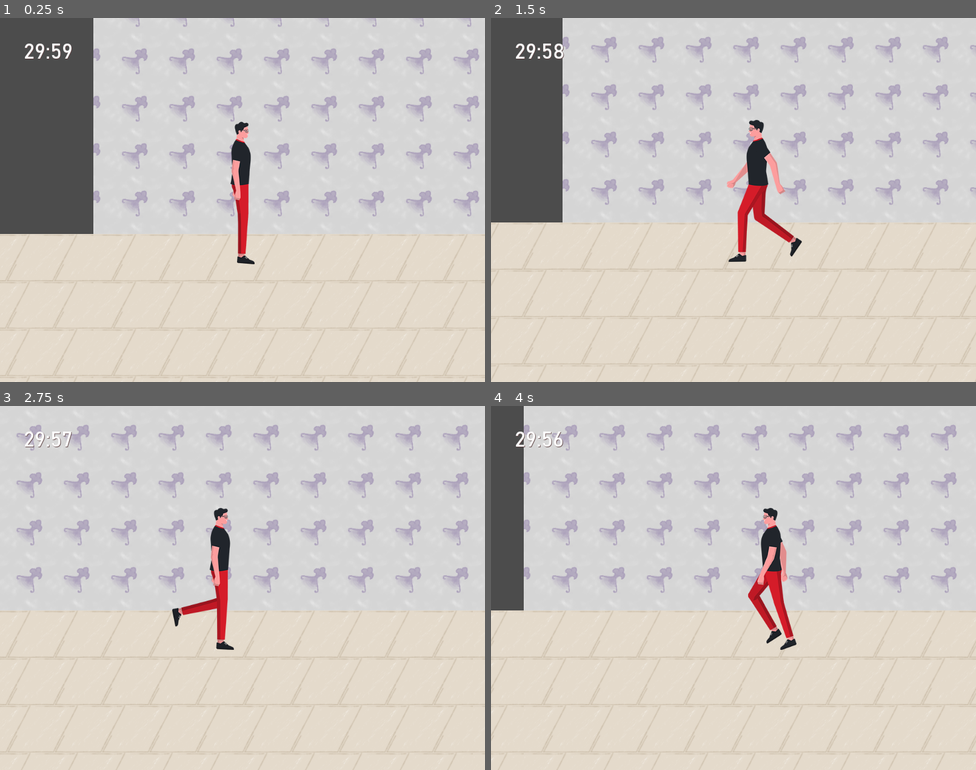
Above: before the commit, frames 1-4 (two rows, left to right).
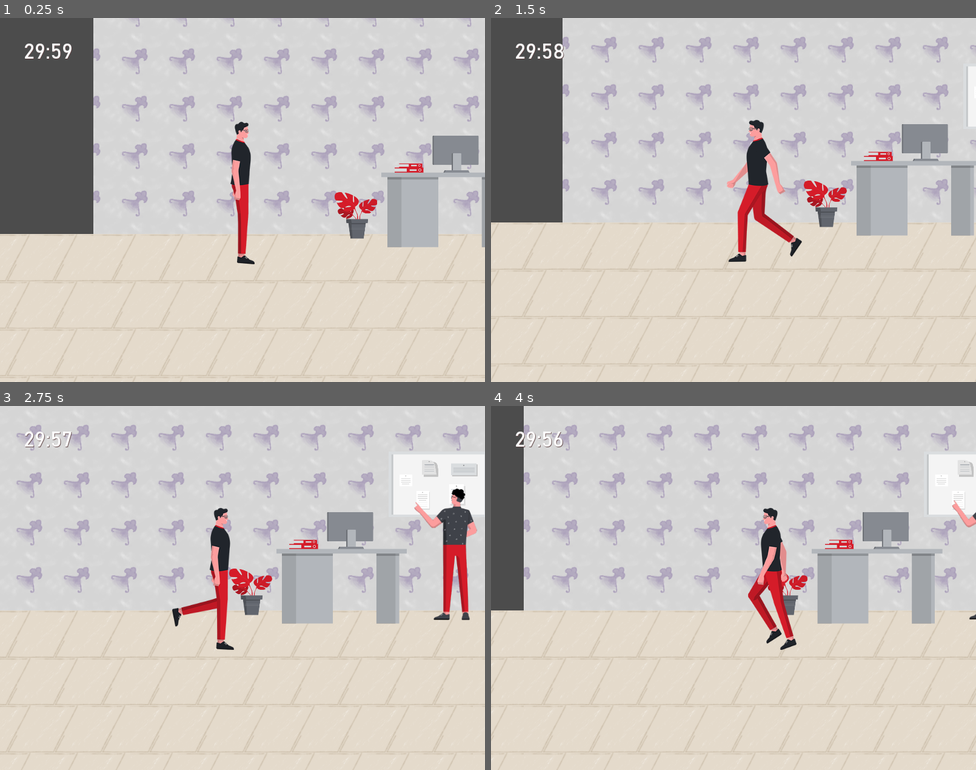
Above: after the commit, the same moments.

Repository: 2nafish117/litwork
Game: Godot game, scene res://source/scenes/Office.tscn
Two runs of this game, one before a commit and one after it. Both use one fixed random seed, a clock stepped at 60 frames per second and the inputs below. This scene is started directly instead of the project's main scene.
Inputs:
- Up to frame 1 (0.25 s): no input
- Up to frame 2 (1.5 s): tap Enter (action_interact) at 0.5, 1.35 s; hold D (move_right) 0.53-1.28 s; hold Enter (action_interact) 0.53-1.28 s; hold A (move_left) from 1.28 s (still down)
- Up to frame 3 (2.75 s): release A (move_left) at 2.03 s; hold D (move_right) from 2.03 s (still down); hold Enter (action_interact) from 2.03 s (still down)
- Up to frame 4 (4 s): release Enter (action_interact) at 2.78 s; tap Enter (action_interact) at 2.85 s; release D (move_right) at 3.53 s; hold A (move_left) from 3.53 s (still down); hold Enter (action_interact) from 3.53 s (still down)

The runs differ from the first frame. In frame 1, 3.7% of the frame differs, in the area x 69-100%, y 32-63%; in frame 2, 4.8%; in frame 3, 8.6%, in the area x 47-100%, y 13-60%; in frame 4, 5.7%.

Commit message:
re

Diff:
--- a/source/scenes/Office.tscn
+++ b/source/scenes/Office.tscn
@@ -453,8 +453,6 @@
 }
 
 [node name="Props" type="ParallaxLayer" parent="ParallaxBackground"]
-motion_scale = Vector2( 0.8, 0.8 )
-motion_mirroring = Vector2( 1, 1 )
 
 [node name="Floor1" type="Node2D" parent="ParallaxBackground/Props"]
 
@@ -538,13 +536,14 @@
 position = Vector2( 3083.36, -172.988 )
 scale = Vector2( 1.07127, 1.07127 )
 frames = SubResource( 12 )
+frame = 4
 playing = true
 
 [node name="AnimatedSprite2" type="AnimatedSprite" parent="ParallaxBackground/Props/Floor1"]
 position = Vector2( 966.479, -170.904 )
 scale = Vector2( 1.07857, 1.07857 )
 frames = SubResource( 13 )
-frame = 15
+frame = 1
 playing = true
 
 [node name="Plant 06" type="Sprite" parent="ParallaxBackground/Props/Floor1"]
@@ -606,7 +605,7 @@
 position = Vector2( 794.299, -910.374 )
 scale = Vector2( 0.889251, 0.889251 )
 frames = SubResource( 14 )
-frame = 20
+frame = 18
 playing = true
 
 [node name="Conference Table 01" type="Sprite" parent="ParallaxBackground/Props/Floor2"]
@@ -638,7 +637,7 @@
 position = Vector2( 1099.71, -903.632 )
 scale = Vector2( 0.956959, 0.956959 )
 frames = SubResource( 15 )
-frame = 1
+frame = 4
 playing = true
 flip_h = true
 
@@ -646,7 +645,7 @@
 position = Vector2( 622.261, -920.692 )
 scale = Vector2( 1.10547, 1.10547 )
 frames = SubResource( 16 )
-frame = 6
+frame = 13
 playing = true
 
 [node name="Conference Table 02" type="Sprite" parent="ParallaxBackground/Props/Floor2"]
@@ -658,7 +657,7 @@
 position = Vector2( 428.778, -895.82 )
 scale = Vector2( 0.830756, 0.830756 )
 frames = SubResource( 17 )
-frame = 10
+frame = 14
 playing = true
 flip_h = true
 
@@ -762,7 +761,7 @@
 position = Vector2( 3369.2, -1641.13 )
 scale = Vector2( 0.783055, 0.783055 )
 frames = SubResource( 18 )
-frame = 19
+frame = 2
 playing = true
 
 [node name="Desk 04" type="Sprite" parent="ParallaxBackground/Props/Floor3"]
@@ -774,7 +773,7 @@
 position = Vector2( 143.194, -1645.33 )
 scale = Vector2( 1.05274, 1.05274 )
 frames = SubResource( 19 )
-frame = 15
+frame = 3
 playing = true
 
 [node name="Elevator" type="Node2D" parent="."]
